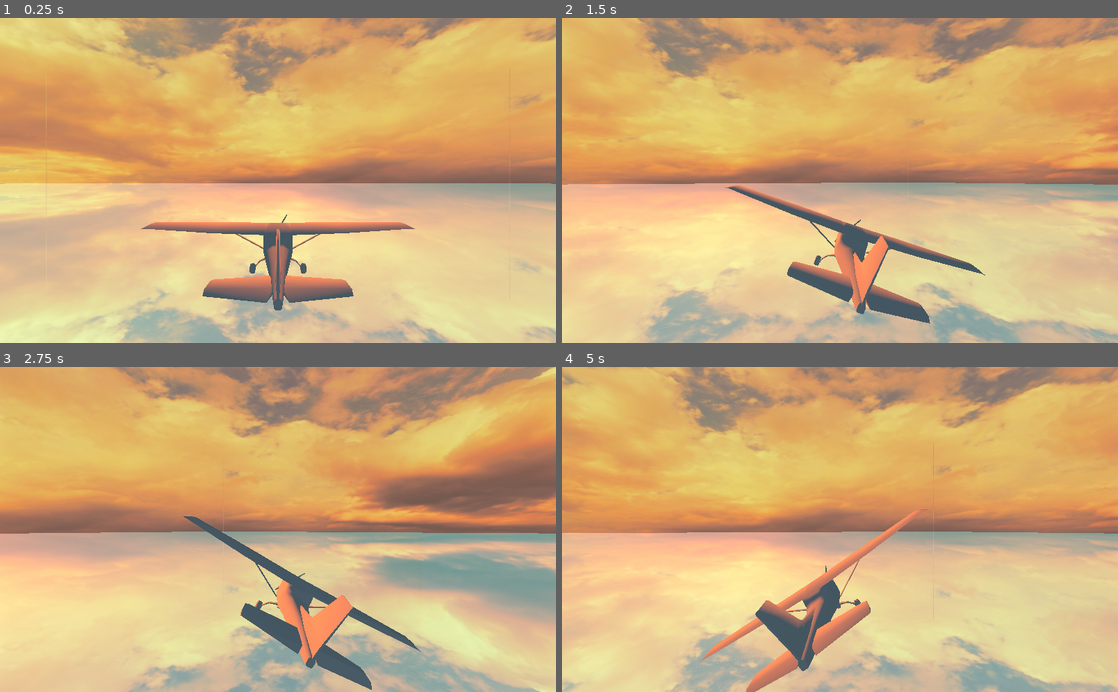
Above: before the commit, frames 1-4 (two rows, left to right).
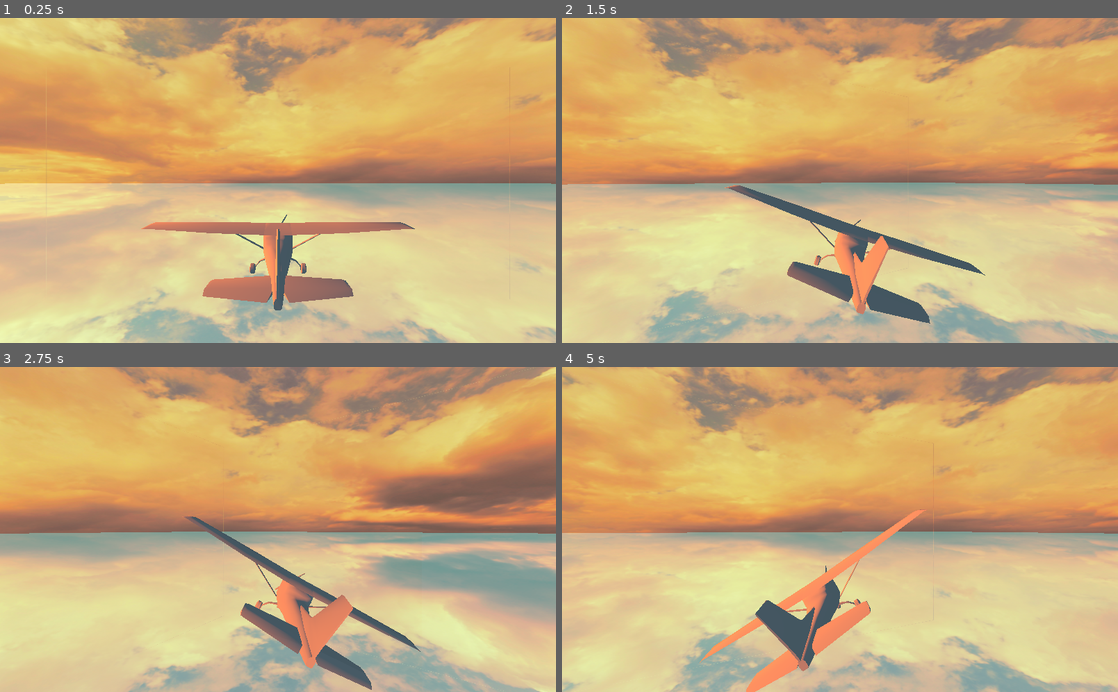
Above: after the commit, the same moments.

Repository: RichoM/SunsetFlight
Game: Godot game, scene res://main.tscn
Same seed, same stepped clock (60 frames per second), same inputs: the game is played once before the commit and once after it.
Inputs:
- Up to frame 1 (0.25 s): no input
- Up to frame 2 (1.5 s): tap Enter at 0.5 s; hold Right (ui_right) 0.53-1.28 s; hold Down (ui_down) from 1.28 s (still down)
- Up to frame 3 (2.75 s): release Down (ui_down) at 2.03 s; hold Right (ui_right) from 2.03 s (still down)
- Up to frame 4 (5 s): release Right (ui_right) at 2.78 s; hold Up (ui_up) 2.78-3.53 s; hold Left (ui_left) from 3.53 s (still down)

The runs differ from the first frame. In frame 1, 5.9% of the frame differs, in the area x 25-85%, y 50-89%; in frame 2, 5.6%; in frame 3, 4.9%; in frame 4, 5.9%.

Commit message:
Moved the sun so that it matches the skybox

Diff:
--- a/main.tscn
+++ b/main.tscn
@@ -23,7 +23,7 @@
 transform = Transform( 1, 0, 0, 0, 1, 0, 0, 0, 1, 0, 0.502445, 0 )
 
 [node name="sun" type="DirectionalLight" parent="."]
-transform = Transform( 1, 0, 0, 0, 0.979491, 0.201488, 0, -0.201488, 0.979491, 0, 1.37825, 0.78892 )
+transform = Transform( -1.62921e-07, -0.201488, 0.979491, 0, 0.979491, 0.201488, -1, 3.28266e-08, -1.59579e-07, 0, 1.37825, 0.78892 )
 light_color = Color( 1, 0.470588, 0, 1 )
 light_energy = 5.06
 light_specular = 1.0
